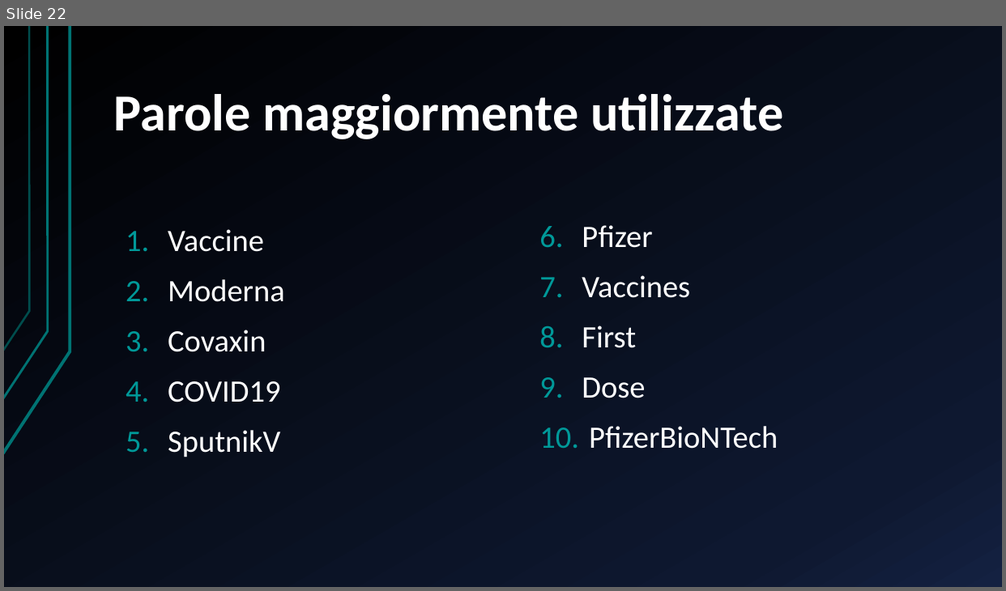
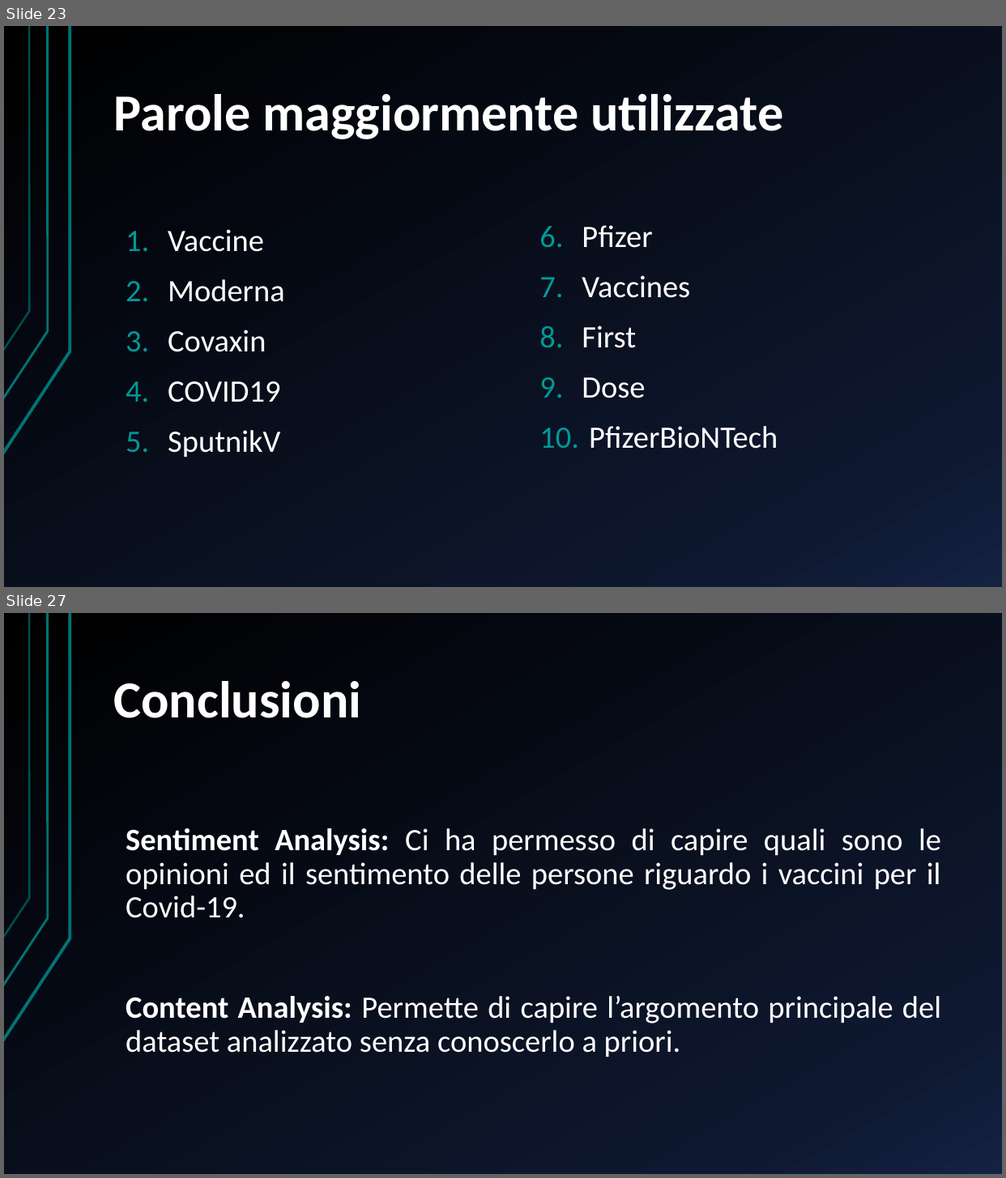
Before and after one commit to DanieleCampopiano/Semantic-Intelligence, a slide deck: Presentazione/Presentazione Progetto.pptx. Shown one above the other, each under a label of ours: slide 22 before the commit, slides 23 and 27 after it; the slides between them are not shown. The pictures are 1006x591 and 1006x1178 pixels, drawn with LibreOffice and Linux fonts; fonts in the diff are those of the drawing. Boxes give left, top, right and bottom in pixels: in the first picture for what was removed or moved away, otherwise in the second. Text is boxed around its words. In the diff, an @@ line names an element or a change of style, - is before the commit and + after.

Commit message:
Rimozione della funzionalità di calcolo del Sentiment di una frase passata in input e aggiunta delle conclusioni alla file Presentazione Progetto.pptx

```diff
--- a/Presentazione/Presentazione Progetto.pptx
+++ b/Presentazione/Presentazione Progetto.pptx
@@ slide 27 added at [4,613,1002,1174], background gradient #000000 to #0F1931 to #142242; not listed: 3 template elements that a slide beside it also shows @@
@@ title added at [114,681,362,718], 50 pt, text #FFFFFF, bold @@
+Conclusioni
@@ text added at [126,828,941,1058], 30 pt, text #FFFFFF @@
+Sentiment Analysis: Ci ha permesso di capire quali sono le opinioni ed il sentimento delle persone riguardo i vaccini per il Covid-19.
+Content Analysis: Permette di capire l’argomento principale del dataset analizzato senza conoscerlo a priori.
@@ what was slide 22 is now slide 23 @@
```
Also in this commit, not shown: 4 slides changed, 5 other slides added, 2 slides removed, 2 other files.
